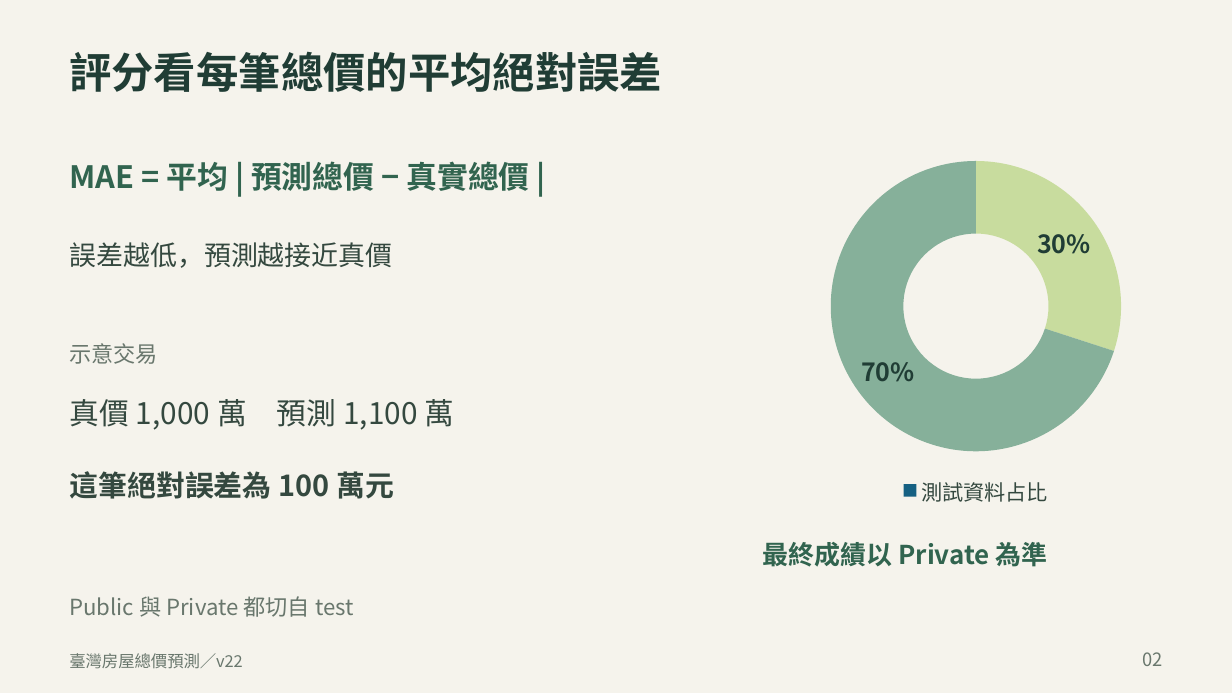
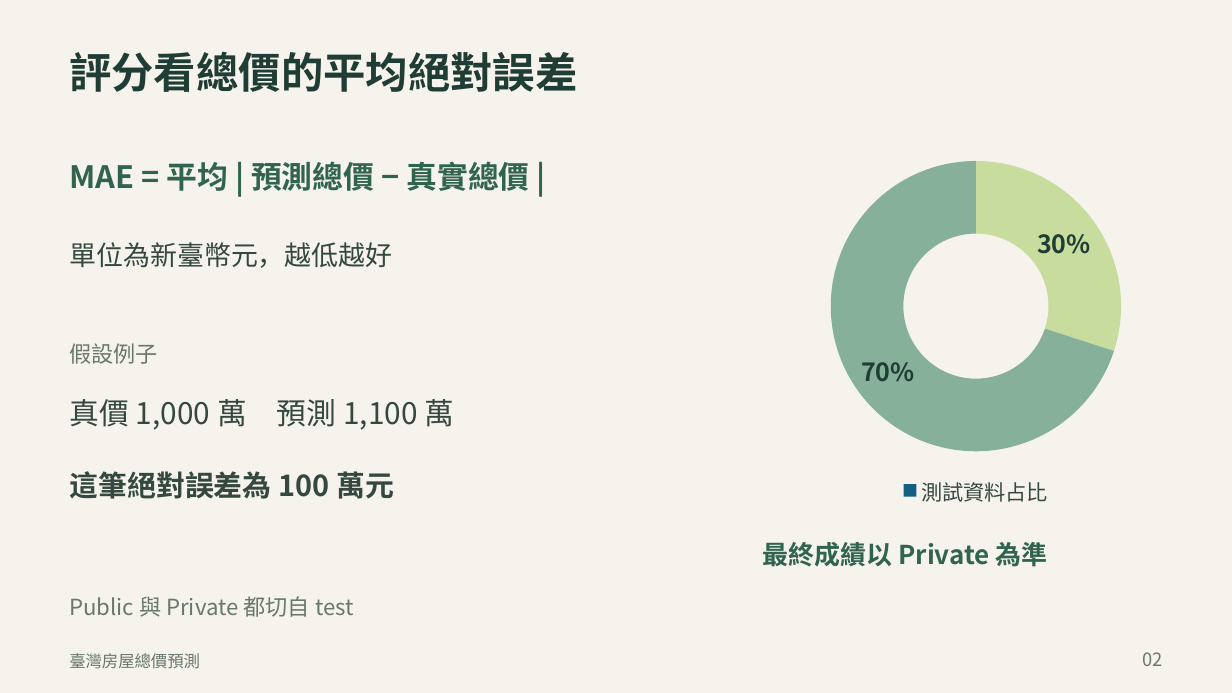
Before and after one commit to ziyi930108/nycu-house-price-regression, a slide deck: slide 2 of presentation/臺灣房價預測_正式報告_v22.pptx. Drawn at 1232x693 pixels with LibreOffice and Linux fonts; fonts in the diff are those of the drawing. Boxes give left, top, right and bottom in pixels: in the first picture for what was removed or moved away, otherwise in the second. Text is boxed around its words. In the diff, an @@ line names an element or a change of style, - is before the commit and + after.

```diff
--- a/presentation/臺灣房價預測_正式報告_v22.pptx
+++ b/presentation/臺灣房價預測_正式報告_v22.pptx
@@ text at box(69, 51, 577, 92): text changed @@
-評分看每筆總價的平均絕對誤差
+評分看總價的平均絕對誤差
@@ text at box(69, 242, 392, 268): text changed @@
-誤差越低，預測越接近真價
+單位為新臺幣元，越低越好
@@ text at box(69, 343, 158, 364): text changed @@
-示意交易
+假設例子
@@ text at box(69, 653, 200, 668): text changed @@
-臺灣房屋總價預測／v22
+臺灣房屋總價預測
```
Also in this commit, not shown: 10 other slides changed, 4 slides added, 5 slides removed, 19 other files.
